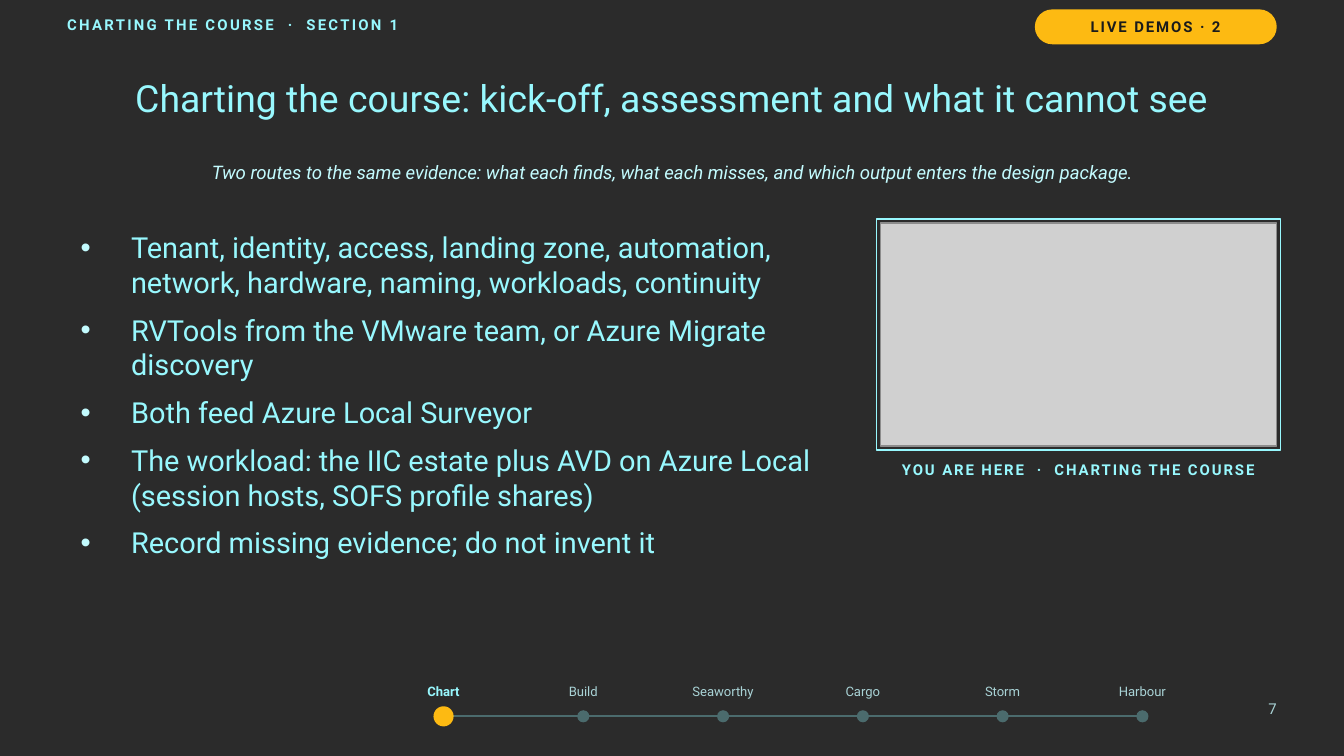
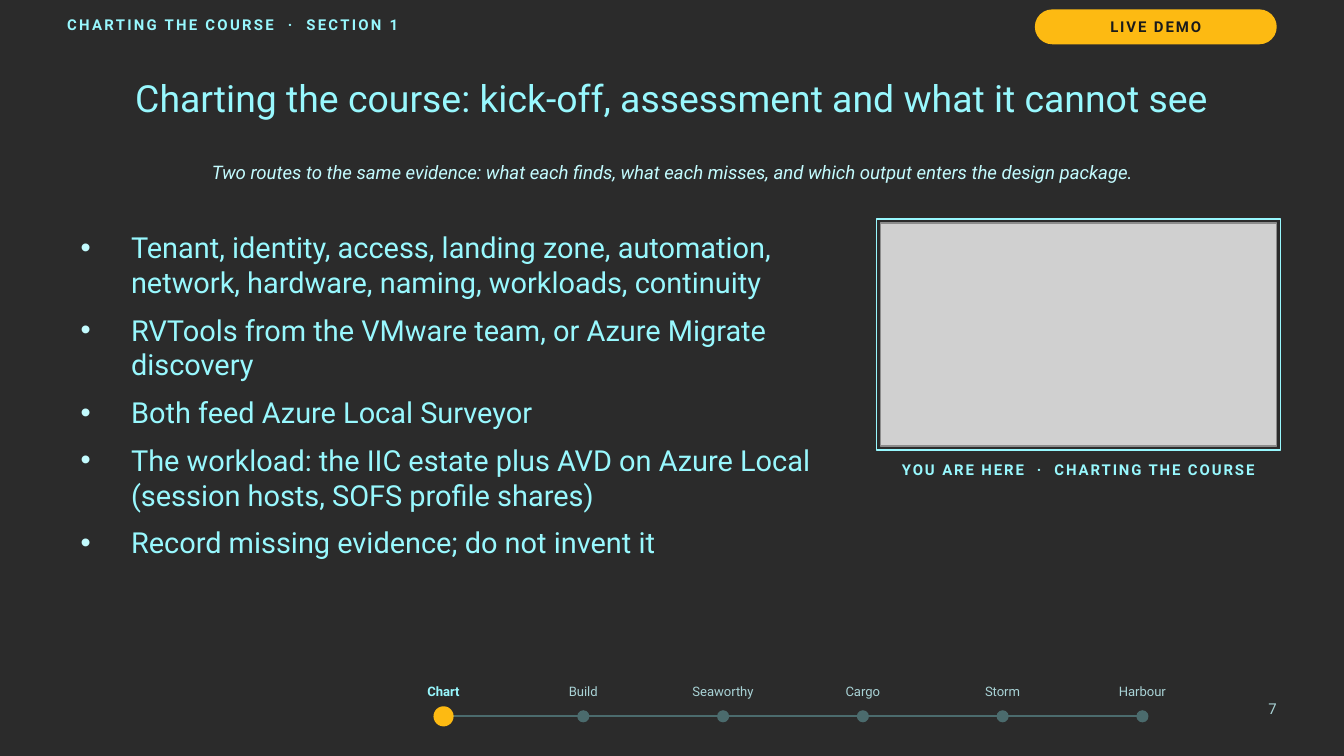
Before and after one commit to thisismydemo/nic2026_azl, a slide deck: slide 7 of presentation/Azure_Local_Discovery_to_Day2_NIC2026.pptx. Drawn at 1344x756 pixels with LibreOffice and Linux fonts; fonts in the diff are those of the drawing; grey boxes stand for pictures; background and template pictures are left out; a plain dark background stands for a picture behind light text. Boxes give left, top, right and bottom in pixels: in the first picture for what was removed or moved away, otherwise in the second. Text is boxed around its words. In the diff, an @@ line names an element or a change of style, - is before the commit and + after.

```diff
--- a/presentation/Azure_Local_Discovery_to_Day2_NIC2026.pptx
+++ b/presentation/Azure_Local_Discovery_to_Day2_NIC2026.pptx
@@ text in rounded rectangle at (1110,21,1201,32): text changed @@
-LIVE DEMOS · 2
+LIVE DEMO
```
Also in this commit, not shown: 31 other slides changed, 2 slides added, 1 other file.
